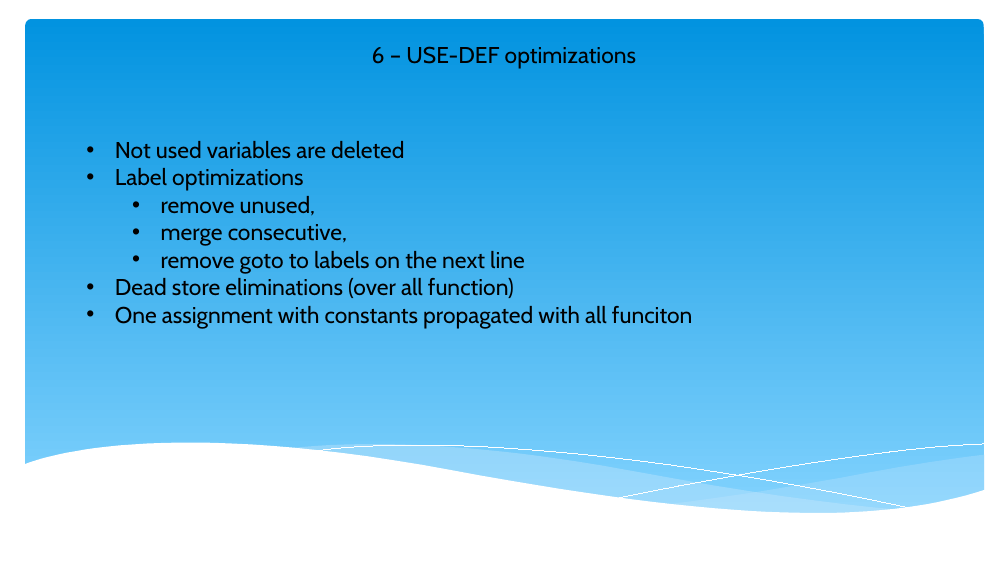
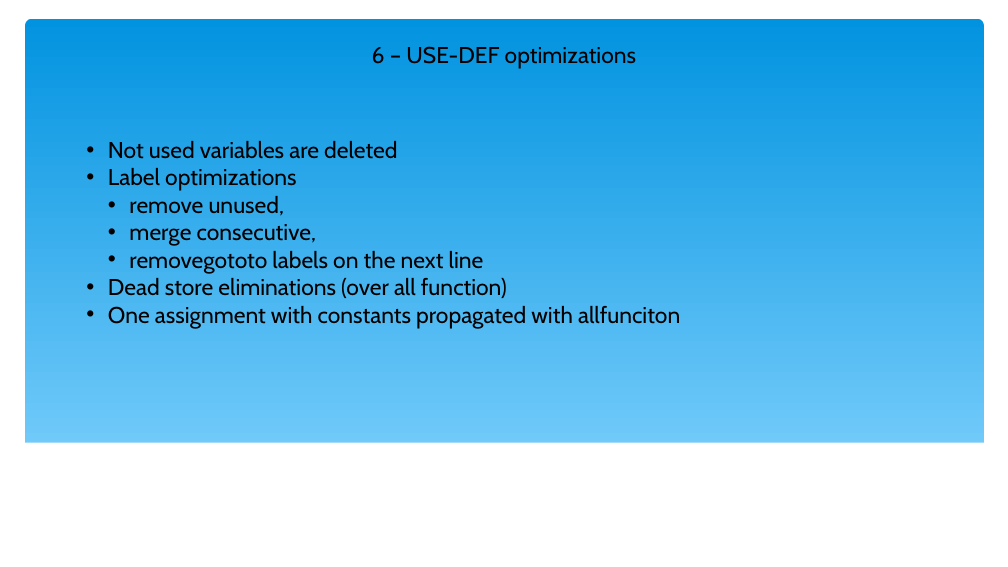
Before and after one commit to ciplogic/CodeRefractor, a slide deck: slide 8 of Documentation/Slides.pptx. Drawn at 1008x567 pixels with LibreOffice and Linux fonts; fonts in the diff are those of the drawing. Boxes give left, top, right and bottom in pixels: in the first picture for what was removed or moved away, otherwise in the second. Text is boxed around its words. In the diff, an @@ line names an element or a change of style, - is before the commit and + after.

```diff
--- a/Documentation/Slides.pptx
+++ b/Documentation/Slides.pptx
@@ rounded rectangle added at bbox=[26, 19, 984, 223], fill gradient #0293E0 to #83D3FE @@
@@ rectangle added at bbox=[24, 139, 986, 249], fill #FFFFFF @@
@@ text at bbox=[108, 141, 507, 298]: indent changed @@
@@ rectangle added at bbox=[289, 140, 900, 210], fill #C6E7FC @@
@@ text at bbox=[129, 251, 484, 274]: text changed @@
-  • remove goto to labels on the next line
+  • removegototo labels on the next line
@@ text at bbox=[108, 306, 680, 329]: text changed @@
-• One assignment with constants propagated with all funciton
+• One assignment with constants propagated with allfunciton
@@ group removed at bbox=[24, 443, 986, 552]: 5 freeform shapes @@
@@ rectangle added at bbox=[24, 443, 986, 552], fill #FFFFFF @@
@@ rectangle added at bbox=[668, 455, 985, 514], fill #C6E7FC @@
```
Also in this commit, not shown: 12 other slides changed, 5 other files.
